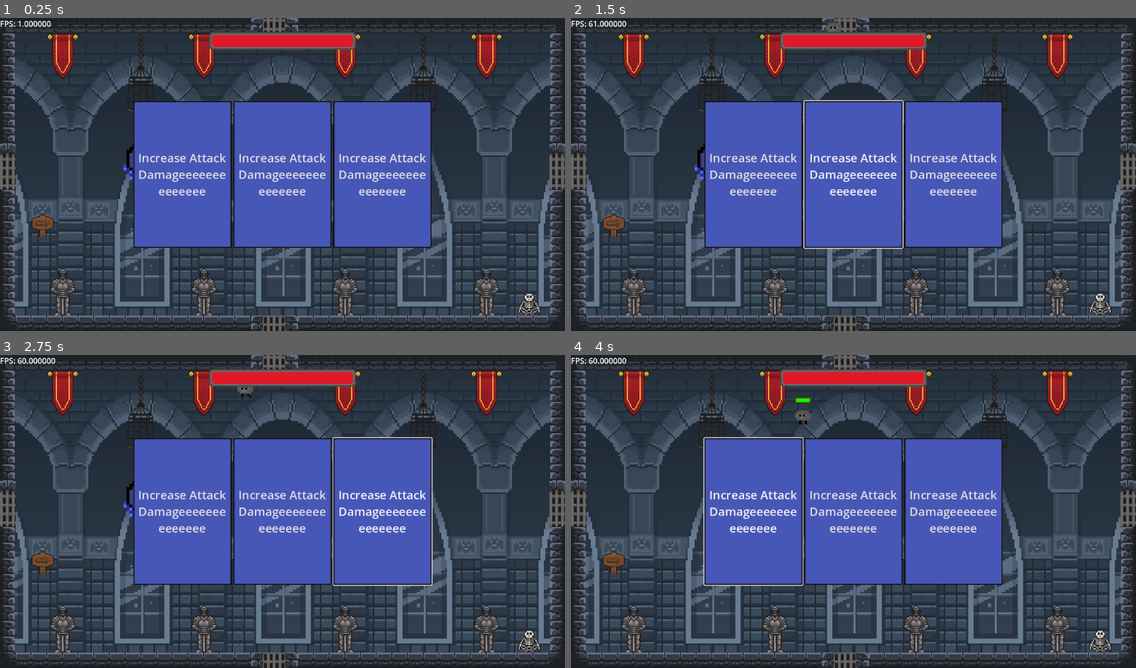
Above: before the commit, frames 1-4 (two rows, left to right).
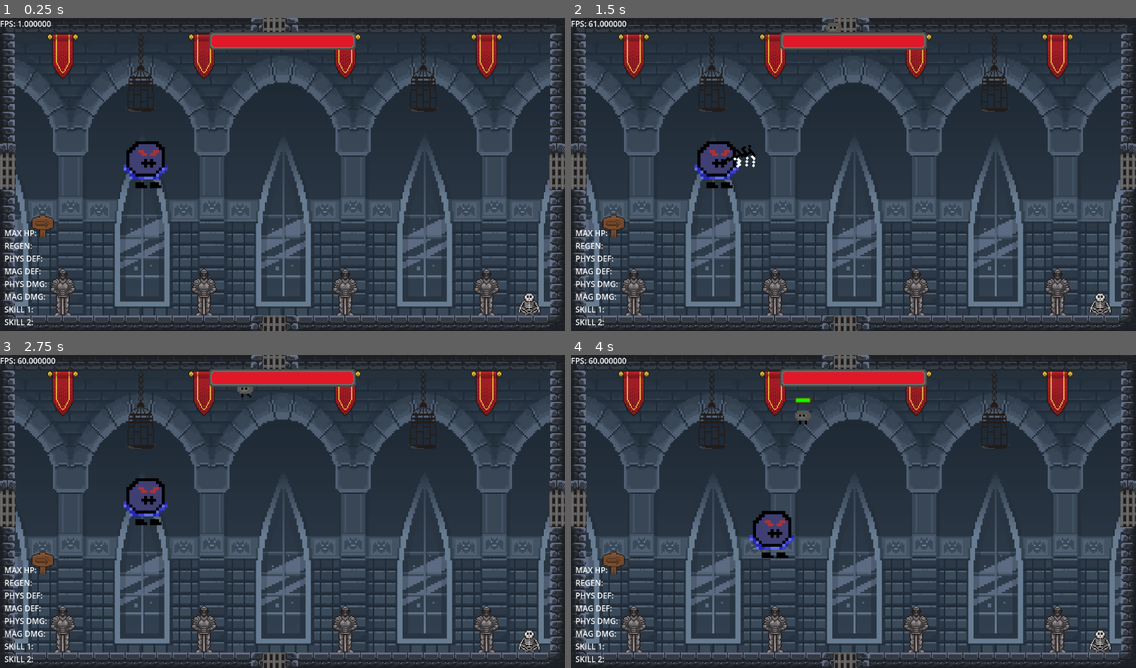
Above: after the commit, the same moments.

Repository: X13warzone/Phase-Two
Game: Godot game, scene res://level.tscn
Same seed, same stepped clock (60 frames per second), same inputs: the game is played once before the commit and once after it.
Inputs (mouse positions are in pixels of both pictures, inside the frame that each line leads up to):
- Up to frame 1 (0.25 s): no input
- Up to frame 2 (1.5 s): click (751, 174) at 0.5 s, where only the run before the commit has a clickable "Increase Attack Damageeeeeeee…"; click (853, 174) at 1.25 s, where only the run before the commit has a clickable "Increase Attack Damageeeeeeee…"
- Up to frame 3 (2.75 s): click (384, 511) at 2 s, where only the run before the commit has a clickable "Increase Attack Damageeeeeeee…"
- Up to frame 4 (4 s): tap Enter at 2.75 s; move the mouse to (977, 495) at 2.77 s; press the mouse at (977, 495) at 2.78 s; hold D (move_right) 2.78-3.53 s; move the mouse to (740, 527) at 3.52 s; release the mouse at (740, 527) at 3.53 s; hold S (move_down) from 3.53 s (still down); click (740, 527) at 3.6 s

The runs differ from the first frame. In frame 1, 25% of the frame differs, in the area x 0-77%, y 26-99%; in frame 2, 25%; in frame 3, 25%; in frame 4, 25%.

Commit message:
Reworked physical magical separation
Separated physical/magical defense and damage

Diff:
--- a/boss/boss.gd
+++ b/boss/boss.gd
@@ -1,4 +1,4 @@
-extends CharacterBody2D
+extends Entity
 
 
 enum ACTION {WALK, MELEE, MAGIC, SUMMON, STUNNED}
@@ -9,32 +9,35 @@
 @onready var hp_bar: TextureProgressBar = $CanvasLayer/HPBar
 @onready var attack_player: AnimationPlayer = $AttackHitbox/AttackPlayer
 @onready var animated_sprite_2d: AnimatedSprite2D = $AnimatedSprite2D
+@onready var level_up_menu: Control = $CanvasLayer/LevelUpMenu
+@onready var stat_label: Label = $CanvasLayer/StatDisplay/Label
 
 
 var SPEED = 150.0
 
-var MAX_HP: int = 100
-var curr_hp: int = MAX_HP:
-	set(new_hp):
-		curr_hp = new_hp
-		if curr_hp < 0:
-			die()
-		hp_bar.value = curr_hp * 100.0 / MAX_HP
+var HP_REGEN: int = 0
+
+var melee_damage: int = 1
+var magic_damage: int = 1
 
 var melee_combo_step: int = 0
 var do_melee_next: bool = false
-
-var melee_damage: int = 1
-var magic_damage: int = 1
 
 
 var level: int = 1
 var xp: int = 0:
 	set(new_xp):
 		xp = new_xp
-		if xp > (level - 1) * 2 + 1:
+		if xp >= (level - 1) * 2 + 1:
 			level += 1
 			xp -= (level - 2) * 2 + 1
+			level_up()
+
+var upgrade_options = []
+
+
+var unlock_magic_pool: bool = false
+var unlock_summon_skeleton: bool = false
 
 
 func _process(delta: float) -> void:
@@ -47,7 +50,9 @@
 	$AttackHitbox.rotation = (position.angle_to_point(get_viewport().get_mouse_position()))
 
 	do_melee_next = false
-	if Input.is_action_pressed("attack"):
+	if Input.is_action_pressed("skill_1"):
+		pass
+	elif Input.is_action_pressed("attack"):
 		if melee_combo_timer.is_stopped():
 			attack_melee_sweep(1)
 			melee_combo_step = 0
@@ -106,9 +111,134 @@
 	pass
 
 
-func take_hit(dmg: int) -> void:
-	curr_hp -= dmg
+func take_hit(dmg: float, dmg_type: DMG_TYPE) -> void:
+	super.take_hit(dmg, dmg_type)
+	hp_bar.value = curr_hp * 100.0 / MAX_HP
 
 
 func die() -> void:
 	print("I died!")
+
+"""
+MAXHP - Max HP
+REGEN - HP regen
+PYDEF - Physical defense
+MGDEF - Magical defense
+PYDMG - Physical damage
+MGDMG - Magical damage
+Unlock skill
+
+Unlockable skills:
+RMGP - Ranged magic pool
+SMNS - Summon skeletons"""
+func level_up() -> void:
+	"""
+	Select a random option from 1-6
+	Select a different option
+	Select a different option from both prior options
+	"""
+	var all_options
+	var temp_options
+	var selected_option
+	var selected_index
+	upgrade_options.clear()
+	if level < 4:
+		all_options = [
+			["MAXHP", [5, 10]],
+			["REGEN", [1, 2]],
+			["PYDEF", [1, 2]],
+			["PYDMG", [1, 2]]
+		]
+	elif level == 4:
+		all_options = [
+			["RMGP", [0,0]],
+			["RMGP", [0,0]],
+			["RMGP", [0,0]]
+		]
+	elif level == 6:
+		all_options = [
+			["SMNS", [0, 0]],
+			["SMNS", [0, 0]],
+			["SMNS", [0, 0]]
+		]
+	else:
+		all_options = [
+			["MAXHP", [5, 10]],
+			["REGEN", [1, 2]],
+			["PYDEF", [1, 2]],
+			["MGDEF", [1, 2]],
+			["PYDMG", [1, 2]],
+			["MGDMG", [1, 2]]
+		]
+
+	temp_options = all_options
+	for i in range(3):
+		selected_index =  randi_range(0, temp_options.size() - 1)
+		selected_option = temp_options[selected_index]
+		upgrade_options.append([selected_option[0], randi_range(selected_option[1][0], selected_option[1][1])])
+		temp_options.remove_at(selected_index)
+		level_up_menu.set_option(get_upgrade_text(upgrade_options[i][0], upgrade_options[i][1]))
+
+	level_up_menu.show()
+	get_tree().paused = true
+
+
+func get_upgrade_text(upgrade_code: String, upgrade_value: int) -> String:
+	var res = ""
+	match upgrade_code:
+		"MAXHP":
+			res = "(BULK UP)\n\nINCREASE YOUR MAX HP"
+		"REGEN":
+			res = "(EAT A SNACK)\n\nINCREASE HP REGEN AT END OF EACH WAVE"
+		"PYDEF":
+			res = "(GO SHOPPING)\n\nINCREASE PHYSICAL DEFENSE"
+		"MGDEF":
+			res = "(TRAIN WITH MONKS)\n\nINCREASE MAGICAL DEFENSE"
+		"PYDMG":
+			res = "(SHARPEN MACE)\n\nINCREASE PHYSICAL DAMAGE"
+		"MGDMG":
+			res = "(READ A BOOK)\n\nINCREASE MAGICAL DAMAGE"
+		"RMGP":
+			res = "(REMEMBER SOME MAGIC)\n\nUNLOCK RANGED MAGIC ATTACK (Q)"
+		"SMNS":
+			res = "(GET YOUR FRIENDS)\n\nUNLOCK SUMMONING SKELETONS (E)"
+	return res
+
+
+func _on_level_up_menu_level_up_option_selected(option_num: int) -> void:
+	level_up_menu.hide()
+	var upgrade_code = upgrade_options[option_num][0]
+	var upgrade_value = upgrade_options[option_num][1]
+
+	match upgrade_code:
+		"MAXHP":
+			MAX_HP += upgrade_value
+		"REGEN":
+			HP_REGEN += upgrade_value
+		"PYDEF":
+			phys_def += upgrade_value
+		"MGDEF":
+			mag_def += upgrade_value
+		"PYDMG":
+			melee_damage += upgrade_value
+		"MGDMG":
+			magic_damage += upgrade_value
+		"RMGP":
+			unlock_magic_pool = true
+		"SMNS":
+			unlock_summon_skeleton = true
+	stat_label.text = "
+LVL: %d
+XP: %d
+MAX HP: %f
+REGEN: %f
+PHYS DEF: %d
+MAG DEF: %d
+PHYS DMG: %d
+MAG DMG: %d
+SKILL 1: %s
+SKILL 2: %s" % [level, xp, MAX_HP, HP_REGEN, phys_def, mag_def, melee_damage, magic_damage, unlock_magic_pool, unlock_summon_skeleton]
+
+
+func get_xp(xp_gain: int) -> void:
+	xp += xp_gain
--- a/boss/boss.tscn
+++ b/boss/boss.tscn
@@ -358,6 +358,7 @@
 collision_layer = 2
 collision_mask = 65
 script = ExtResource("1_b105h")
+MAX_HP = 100.0
 
 [node name="AnimatedSprite2D" type="AnimatedSprite2D" parent="."]
 scale = Vector2(6, 6)
@@ -386,6 +387,7 @@
 
 [node name="LevelUpMenu" type="Control" parent="CanvasLayer"]
 process_mode = 3
+visible = false
 layout_mode = 3
 anchors_preset = 15
 anchor_right = 1.0
@@ -409,7 +411,6 @@
 custom_minimum_size = Vector2(200, 300)
 layout_mode = 2
 theme_override_font_sizes/font_size = 24
-text = "Increase Attack Damageeeeeeeeeeeeee"
 flat = true
 autowrap_mode = 3
 
@@ -477,6 +478,25 @@
 patch_margin_right = 4
 patch_margin_bottom = 4
 
+[node name="StatDisplay" type="Control" parent="CanvasLayer"]
+layout_mode = 3
+anchors_preset = 0
+
+[node name="Label" type="Label" parent="CanvasLayer/StatDisplay"]
+layout_mode = 0
+offset_left = 9.0
+offset_top = 428.0
+offset_right = 96.0
+offset_bottom = 633.0
+text = "MAX HP:
+REGEN:
+PHYS DEF:
+MAG DEF:
+PHYS DMG:
+MAG DMG:
+SKILL 1:
+SKILL 2:"
+
 [node name="AttackHitbox" type="Node2D" parent="."]
 
 [node name="MeleeStab" type="Area2D" parent="AttackHitbox"]
@@ -517,6 +537,7 @@
 [node name="MeleeComboTimer" type="Timer" parent="."]
 one_shot = true
 
+[connection signal="level_up_option_selected" from="CanvasLayer/LevelUpMenu" to="." method="_on_level_up_menu_level_up_option_selected"]
 [connection signal="pressed" from="CanvasLayer/LevelUpMenu/CenterContainer/HBoxContainer/Button" to="CanvasLayer/LevelUpMenu" method="_on_button_pressed"]
 [connection signal="pressed" from="CanvasLayer/LevelUpMenu/CenterContainer/HBoxContainer/Button2" to="CanvasLayer/LevelUpMenu" method="_on_button_2_pressed"]
 [connection signal="pressed" from="CanvasLayer/LevelUpMenu/CenterContainer/HBoxContainer/Button3" to="CanvasLayer/LevelUpMenu" method="_on_button_3_pressed"]
--- a/boss/level_up_menu.gd
+++ b/boss/level_up_menu.gd
@@ -1,41 +1,55 @@
 extends Control
 
+signal level_up_option_selected(option_num: int)
 
-@onready var button: Button = $CenterContainer/HBoxContainer/Button
+
+@onready var button_1: Button = $CenterContainer/HBoxContainer/Button
 @onready var button_2: Button = $CenterContainer/HBoxContainer/Button2
 @onready var button_3: Button = $CenterContainer/HBoxContainer/Button3
 
 
+var options_set: int = 0
 """
 Upgrade types:
-Max HP
-HP regen (heal at end of each wave)
-Physical defense
-Magical defense
-Physical damage
-Magical damage
+MAXHP - Max HP
+REGEN - HP regen (heal at end of each wave)
+PYDEF - Physical defense
+MGDEF - Magical defense
+PYDMG - Physical damage
+MGDMG - Magical damage
 Unlock skill
 
 Unlockable skills:
-Ranged magic pool
-Summon skeletons
+RMGP - Ranged magic pool (lvl 4)
+SMNS - Summon skeletons (lvl 7)
 
 """
 
 
-func set_options(string1: String, string2: String, string3: String) -> void:
-	button.text = string1
-	button_2.text = string2
-	button_3.text = string3
+func set_option(string: String) -> void:
+	match options_set:
+		0:
+			button_1.text = string
+		1:
+			button_2.text = string
+		2:
+			button_3.text = string
+	options_set += 1
 
 
 func _on_button_pressed() -> void:
-	pass # Replace with function body.
+	options_set = 0
+	get_tree().paused = false
+	emit_signal("level_up_option_selected", 0)
 
 
 func _on_button_2_pressed() -> void:
-	pass # Replace with function body.
+	options_set = 0
+	get_tree().paused = false
+	emit_signal("level_up_option_selected", 1)
 
 
 func _on_button_3_pressed() -> void:
-	pass # Replace with function body.
+	options_set = 0
+	get_tree().paused = false
+	emit_signal("level_up_option_selected", 2)
--- /dev/null
+++ b/entity/entity.gd
@@ -0,0 +1,35 @@
+extends CharacterBody2D
+class_name Entity
+
+
+enum DMG_TYPE {PHYS, MAG}
+
+
+@export var MAX_HP: float = 10.0
+var curr_hp: float = MAX_HP:
+	set(new_hp):
+		curr_hp = new_hp
+		if curr_hp <= 0:
+			die()
+		if curr_hp > MAX_HP:
+			curr_hp = MAX_HP
+
+
+var phys_def: int
+var mag_def: int
+
+
+func _ready() -> void:
+	curr_hp = MAX_HP
+
+
+func take_hit(dmg: float, dmg_type: DMG_TYPE) -> void:
+	match dmg_type:
+		DMG_TYPE.PHYS:
+			curr_hp -= dmg * (10.0 / (1.0 + (phys_def / 10.0)))
+		DMG_TYPE.MAG:
+			curr_hp -= dmg * (10.0 / (1.0 + (mag_def / 10.0)))
+
+
+func die() -> void:
+	pass
--- a/hero/hero.gd
+++ b/hero/hero.gd
@@ -1,4 +1,4 @@
-extends CharacterBody2D
+extends Entity
 class_name Hero
 
 
@@ -10,10 +10,8 @@
 }
 enum ACTION {RETREAT, ATTACK, FORWARD, HEAL, REGROUP, STUNNED, CHANNEL}
 
-
 @export var SPEED: float = 100.0
 @export var job: JOB
-@export var MAX_HP: int = 10
 
 
 @onready var navigation_agent_2d: NavigationAgent2D = $NavigationAgent2D
@@ -26,17 +24,11 @@
 @onready var ray_cast_2d: RayCast2D = $RayCast2D
 
 
+const XP_ORB = preload("res://xp/xp_orb.tscn")
+
+
 var action: ACTION = ACTION.FORWARD
 
-
-var curr_hp: int = MAX_HP:
-	set(new_hp):
-		curr_hp = new_hp
-		if curr_hp <= 0:
-			GlobalScript.heroes_slain += 1
-			alive = false
-			queue_free()
-		hp_bar.value = curr_hp * 100.0 / MAX_HP
 
 var alive: bool = true
 
@@ -44,10 +36,6 @@
 var move_target: Vector2
 
 var boss_in_range: Node
-
-
-func _ready() -> void:
-	curr_hp = MAX_HP
 
 
 func _process(delta: float) -> void:
@@ -77,8 +65,9 @@
 	kb_timer.start(0.1)
 
 
-func take_hit(dmg: int) -> void:
-	curr_hp -= dmg
+func take_hit(dmg: float, dmg_type: DMG_TYPE) -> void:
+	super.take_hit(dmg, dmg_type)
+	hp_bar.value = curr_hp * 100.0 / MAX_HP
 
 
 func raycast_to_boss() -> bool:
@@ -94,6 +83,15 @@
 		pass
 
 
+func die() -> void:
+	var c = XP_ORB.instantiate()
+	add_sibling(c)
+	c.position = position
+	GlobalScript.heroes_slain += 1
+	alive = false
+	queue_free()
+
+
 func _on_attack_range_body_entered(body: Node2D) -> void:
 	boss_in_range = body
 
--- a/hero/hero_knight.tscn
+++ b/hero/hero_knight.tscn
@@ -47,6 +47,7 @@
 script = ExtResource("2_aa0ig")
 SPEED = 50.0
 job = 2
+MAX_HP = 10.0
 
 [node name="AnimatedSprite2D" parent="." index="1"]
 scale = Vector2(4, 4)
--- a/hero/hero_mage.tscn
+++ b/hero/hero_mage.tscn
@@ -47,6 +47,7 @@
 script = ExtResource("2_16qmp")
 SPEED = 70.0
 job = 1
+MAX_HP = 7.0
 
 [node name="AnimatedSprite2D" parent="." index="1"]
 scale = Vector2(4, 4)
--- a/level.gd
+++ b/level.gd
@@ -4,6 +4,7 @@
 @onready var fps_label: Label = $CanvasLayer/FPSLabel
 @onready var score_1_label: Label = $CanvasLayer/Score1Label
 @onready var hero_party: Node2D = $HeroParty
+@onready var boss: CharacterBody2D = $Boss
 
 
 const HERO_MAGE = preload("res://hero/hero_mage.tscn")
@@ -74,7 +75,7 @@
 
 
 func spawn_wave() -> void:
-	print_debug("Spawn wave: %d" % wave)
+	boss.curr_hp += boss.HP_REGEN
 	if WAVES.get(wave, 0):
 		heroes_alive = WAVES[wave][0] + WAVES[wave][1] + WAVES[wave][2] + WAVES[wave][3]
 		for hero in WAVES[wave][0]:
--- /dev/null
+++ b/xp/xp_orb.gd
@@ -0,0 +1,11 @@
+extends Node2D
+
+
+# Called when the node enters the scene tree for the first time.
+func _ready() -> void:
+	pass # Replace with function body.
+
+
+func _on_area_2d_body_entered(body: Node2D) -> void:
+	body.get_xp(1)
+	queue_free()
--- /dev/null
+++ b/xp/xp_orb.tscn
@@ -0,0 +1,22 @@
+[gd_scene load_steps=4 format=3 uid="uid://bduuv23hqfpxm"]
+
+[ext_resource type="Script" uid="uid://bvvhyy7yimgip" path="res://xp/xp_orb.gd" id="1_14ybx"]
+[ext_resource type="Texture2D" uid="uid://cqcpe3c61717q" path="res://assets/sprites/xp_orb.png" id="2_xce7u"]
+
+[sub_resource type="CircleShape2D" id="CircleShape2D_fb8i0"]
+
+[node name="XPOrb" type="Node2D"]
+script = ExtResource("1_14ybx")
+
+[node name="Sprite2D" type="Sprite2D" parent="."]
+scale = Vector2(2, 2)
+texture = ExtResource("2_xce7u")
+
+[node name="Area2D" type="Area2D" parent="."]
+collision_layer = 0
+collision_mask = 2
+
+[node name="CollisionShape2D" type="CollisionShape2D" parent="Area2D"]
+shape = SubResource("CircleShape2D_fb8i0")
+
+[connection signal="body_entered" from="Area2D" to="." method="_on_area_2d_body_entered"]
Binary file added: assets/sprites/xp_orb.png
Not shown, added: assets/sprites/xp_orb.png.import
Not shown, added: entity/entity.gd.uid
Not shown, added: xp/xp_orb.gd.uid
